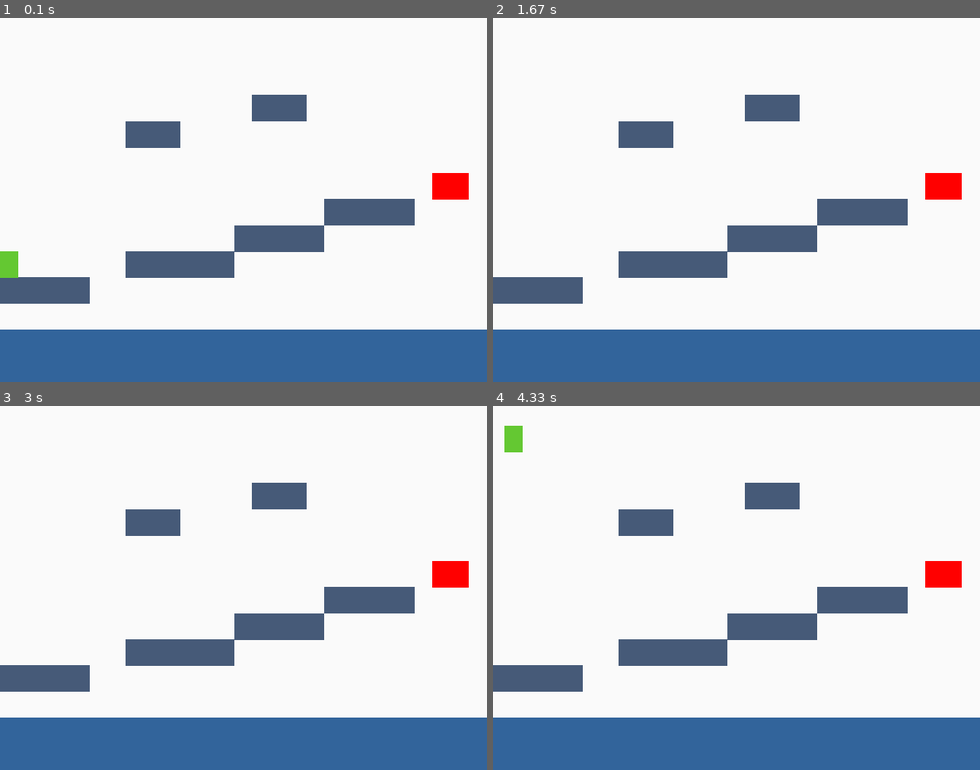
Above: before the commit, frames 1-4 (two rows, left to right).
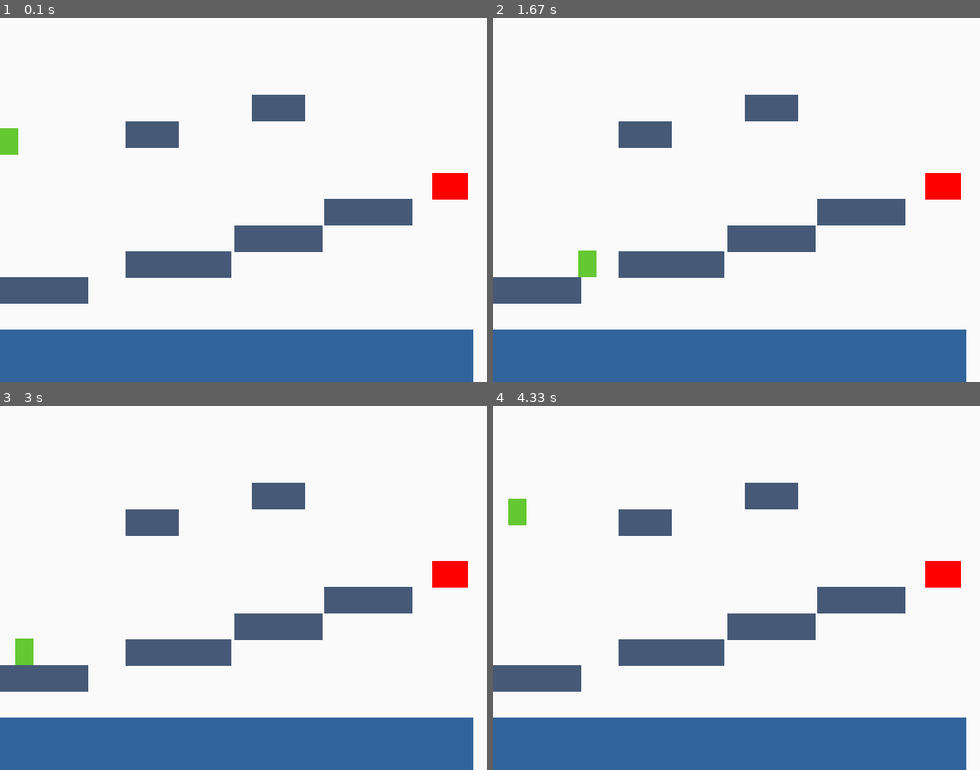
Above: after the commit, the same moments.

Repository: josephbirkner/planet-of-the-grizzlies
Game: pygame game, started from planet_of_the_grizzlies/prototype.py
The game is run twice, just before and just after one commit, with the same random seed, the same clock (stepped at 60 frames per second) and the same inputs.
Inputs:
- Up to frame 1 (0.1 s): no input
- Up to frame 2 (1.67 s): hold Space 0.33-0.8 s; hold Right 0.33-0.8 s; hold Right 0.83-1.3 s
- Up to frame 3 (3 s): hold Left 1.83-2.37 s; hold Left 2.4-2.8 s; hold Right from 2.83 s (still down)
- Up to frame 4 (4.33 s): release Right at 3.47 s; tap Space at 3.5, 3.9, 4.2 s; hold Left 3.83-4.3 s

The runs differ from the first frame. In frame 1, 1.1% of the frame differs, in the area x 0-100%, y 21-100%; in frame 2, 0.9%; in frame 3, 0.9%; in frame 4, 1.1%.

Commit message:
Added jumpnrun minigame with buggy physics, added vier_gewinnt_pygame.py. Fixed jumpnrun physics!

Diff:
--- a/planet_of_the_grizzlies/prototype.py
+++ b/planet_of_the_grizzlies/prototype.py
@@ -6,6 +6,7 @@
 
 
 class Block():
+
     rect = pygame.Rect(0, 0, 0, 0)
     color = pygame.Color(0, 0, 0)
 
@@ -13,25 +14,35 @@
         self.rect = rct
         self.color = col
 
+    def type(self):
+        return "_"
+
     def collision(self, player):
         diff = (
-            (self.rect.top - player.rect.bottom, player.rect.top < self.rect.top),
-            (self.rect.bottom - player.rect.top, player.rect.bottom > self.rect.bottom),
-            (self.rect.left - player.rect.right, player.rect.left < self.rect.left),
-            (self.rect.right - player.rect.left, player.rect.right > self.rect.right)
+            (self.rect.top - player.rect.bottom),
+            (self.rect.bottom - player.rect.top),
+            (self.rect.left - player.rect.right),
+            (self.rect.right - player.rect.left)
         )
-        if  ((diff[0][0] < 0 and diff[0][1]) or \
-            (diff[1][0] > 0 and diff[0][1])) and \
-            not (diff[0][0] < 0 and diff[1][0] > 0 and diff[0][1] and diff[1][1]):
-            player.rect = player.rect.move(0, -player.velocity[1])
-            player.velocity[1] /= 2
-
-        if  ((diff[2][0] < 0 and diff[2][1]) or \
-            (diff[3][0] > 0 and diff[3][1])) and \
-            not (diff[2][0] < 0 and diff[3][0] > 0 and diff[2][1] and diff[3][1]):
-            print(diff)
-            player.rect = player.rect.move(-player.velocity[0], 0)
-            player.velocity[0] /= 2
+
+        if player.velocity[1] > 0 and player.velocity[1]+diff[0] >= 0:
+            player.onground = True
+            player.velocity[1] = 0
+            player.rect = player.rect.move(0, diff[0])
+        elif player.velocity[1] < 0 and player.velocity[1]+diff[1] <= 0:
+            player.rect = player.rect.move(0, diff[1])
+            player.velocity[1] = 0
+
+        # if the player isn't colliding anymore, skip the horizontal check
+        if not player.rect.colliderect(self.rect):
+            return
+
+        if player.velocity[0] > 0 and player.velocity[0]+diff[2] >= 0:
+            player.rect = player.rect.move(diff[2], 0)
+            player.velocity[0] = 0
+        elif player.velocity[0] < 0 and player.velocity[0]+diff[3] <= 0:
+            player.rect = player.rect.move(diff[3], 0)
+            player.velocity[0] = 0
 
     def draw(self, surf):
         pygame.draw.rect(surf, self.color, self.rect)
@@ -45,6 +56,9 @@
     def collision(self, player):
         player.kill()
 
+    def type(self):
+        return "W"
+
 
 class TargetBlock(Block):
 
@@ -53,6 +67,9 @@
 
     def collision(self, player):
         player.win()
+
+    def type(self):
+        return "T"
 
 
 class Player():
@@ -60,8 +77,9 @@
     color = pygame.Color(100, 200, 50)
     status = 0
     velocity = [0, 0]
-    jump_strength = -5
-    speed = 5
+    jump_strength = -17
+    speed = 2
+    onground = False
 
     def __init__(self, rct):
         self.rect = rct
@@ -85,8 +103,9 @@
     def update(self, gravity, jump, left, right):
 
         self.velocity[1] += gravity
-        if jump:
+        if jump and self.onground:
             self.velocity[1] += self.jump_strength
+            self.onground = False
         if left:
             self.velocity[0] = -self.speed
         if right:
@@ -102,7 +121,7 @@
 class World:
     player = None
     blocks = []
-    gravity = 1
+    gravity = 0.5
 
     def __init__(self, level, width, height):
         block_width = width/len(level[0])
@@ -110,15 +129,24 @@
         pos = [0, 0]
         for line in level:
             pos[0] = 0
+            last = None
             for block in line:
-                if block == "_":
-                    self.blocks.append(Block(pygame.Rect(pos[0], pos[1], block_width+1, block_height+1), pygame.Color(70, 90, 120)))
-                elif block == "T":
-                    self.blocks.append(TargetBlock(pygame.Rect(pos[0], pos[1], block_width+1, block_height+1)))
-                elif block == "W":
-                    self.blocks.append(Water(pygame.Rect(pos[0], pos[1], block_width+1, block_height+1)))
-                elif block == "P":
-                    self.player = Player(pygame.Rect(pos[0], pos[1], block_width+1, block_height+1))
+                if last and block == last.type():
+                    last.rect = pygame.Rect(last.rect.x, last.rect.y, last.rect.width+block_width, last.rect.height)
+                else:
+                    if block == "_":
+                        self.blocks.append(Block(pygame.Rect(pos[0], pos[1], block_width+1, block_height+1), pygame.Color(70, 90, 120)))
+                        last = self.blocks[-1]
+                    elif block == "T":
+                        self.blocks.append(TargetBlock(pygame.Rect(pos[0], pos[1], block_width+1, block_height+1)))
+                        last = self.blocks[-1]
+                    elif block == "W":
+                        self.blocks.append(Water(pygame.Rect(pos[0], pos[1], block_width+1, block_height+1)))
+                        last = self.blocks[-1]
+                    elif block == "P":
+                        self.player = Player(pygame.Rect(pos[0], pos[1], block_width+1, block_height+1))
+                        last = None
+
                 pos[0] += block_width
             pos[1] += block_height
 
@@ -153,12 +181,12 @@
         "                           ",
         "                           ",
         "              ___          ",
-        "       ___                 ",
+        "P      ___                 ",
         "                           ",
         "                        TT ",
         "                  _____    ",
         "             _____         ",
-        "P      ______              ",
+        "       ______              ",
         "_____                      ",
         "                           ",
         "WWWWWWWWWWWWWWWWWWWWWWWWWWW",
@@ -184,7 +212,7 @@
     world.update(jump, left, right)
     world.draw(screen)
     pygame.display.update()
-    heartbeat.tick(20)
+    heartbeat.tick(60)
 
 pygame.display.quit()
 sys.exit()
--- a/vier_gewinnt/vier_gewinnt_pygame.py
+++ b/vier_gewinnt/vier_gewinnt_pygame.py
@@ -1,13 +1,11 @@
 #!/usr/local/bin/python3
 
 import pygame
-import sys
 
 board = []
-board_width = 7
+board_width = 6
 board_height = 6
 min_connected_for_win = 4
-players = [input("Player "+str(i+1)+", please enter your name: ") for i in range(2)]
 current_player = 0
 colors = [
     pygame.Color(0x5e, 0x56, 0x5a),
@@ -15,7 +13,6 @@
     pygame.Color(0xf7, 0xff, 0x58),
     pygame.Color(0xff, 0x93, 0x4f)
 ]
-
 
 def draw_board(surface, width, height, sel_col):
     cell_width = int(width/board_width)
@@ -130,9 +127,10 @@
 
 pygame.init()
 
-window = pygame.display.set_mode((640, 480))
+screen_size = (board_width*40, board_height*40)
+window = pygame.display.set_mode(screen_size)
 screen = pygame.display.get_surface()
-pygame.display.set_caption("pyrats")
+pygame.display.set_caption("4 gewinnen!")
 
 # Fill background
 background = pygame.Surface(screen.get_size())
@@ -148,18 +146,19 @@
     for x in range(board_width):
         board[-1].append(-1)
 
-game_has_ended = False
+winner_emerged = False
+game_quit = False
 
-while True:
+while not game_quit:
     for event in pygame.event.get():
         if event.type == pygame.QUIT:
-            break
+            game_quit = True
         elif event.type == pygame.KEYDOWN:
-            if event.key == pygame.K_RIGHT and not game_has_ended:
+            if event.key == pygame.K_RIGHT and not winner_emerged:
                 selected_col += 1
-            elif event.key == pygame.K_LEFT and not game_has_ended:
+            elif event.key == pygame.K_LEFT and not winner_emerged:
                 selected_col -= 1
-            elif event.key == pygame.K_RETURN and not game_has_ended:
+            elif (event.key == pygame.K_RETURN or event.key == pygame.K_SPACE) and not winner_emerged:
                 row = 0
                 # solange der boden nicht erreicht wird und er sich in der luft befindet
                 while (row + 1) < board_height and board[row + 1][selected_col] == -1:
@@ -168,23 +167,20 @@
                 board[row][selected_col] = current_player
                 # alternation zwischen 0 und 1
                 current_player = 1 - current_player
-                game_has_ended = game_ended()
-                if game_has_ended:
+                winner_emerged = game_ended()
+                if winner_emerged:
                     selected_col = -1
             elif event.key == pygame.K_ESCAPE:
-                break
+                game_quit = True
 
-    if not game_has_ended:
+    if not winner_emerged:
         if selected_col < 0:
             selected_col = 0
         elif selected_col >= len(board[0]):
             selected_col = len(board[0]) - 1
 
     screen.blit(background, (0, 0))
-    draw_board(screen, 640, 480, selected_col)
+    draw_board(screen, screen_size[0], screen_size[1], selected_col)
 
     pygame.display.update()
     heartbeat.tick(60)
-
-pygame.display.quit()
-sys.exit()
